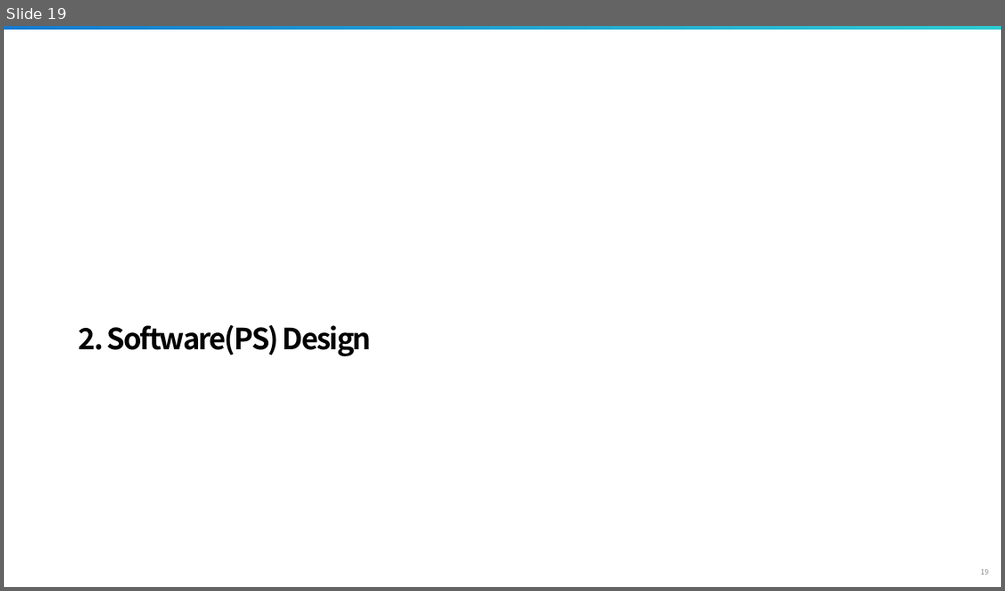
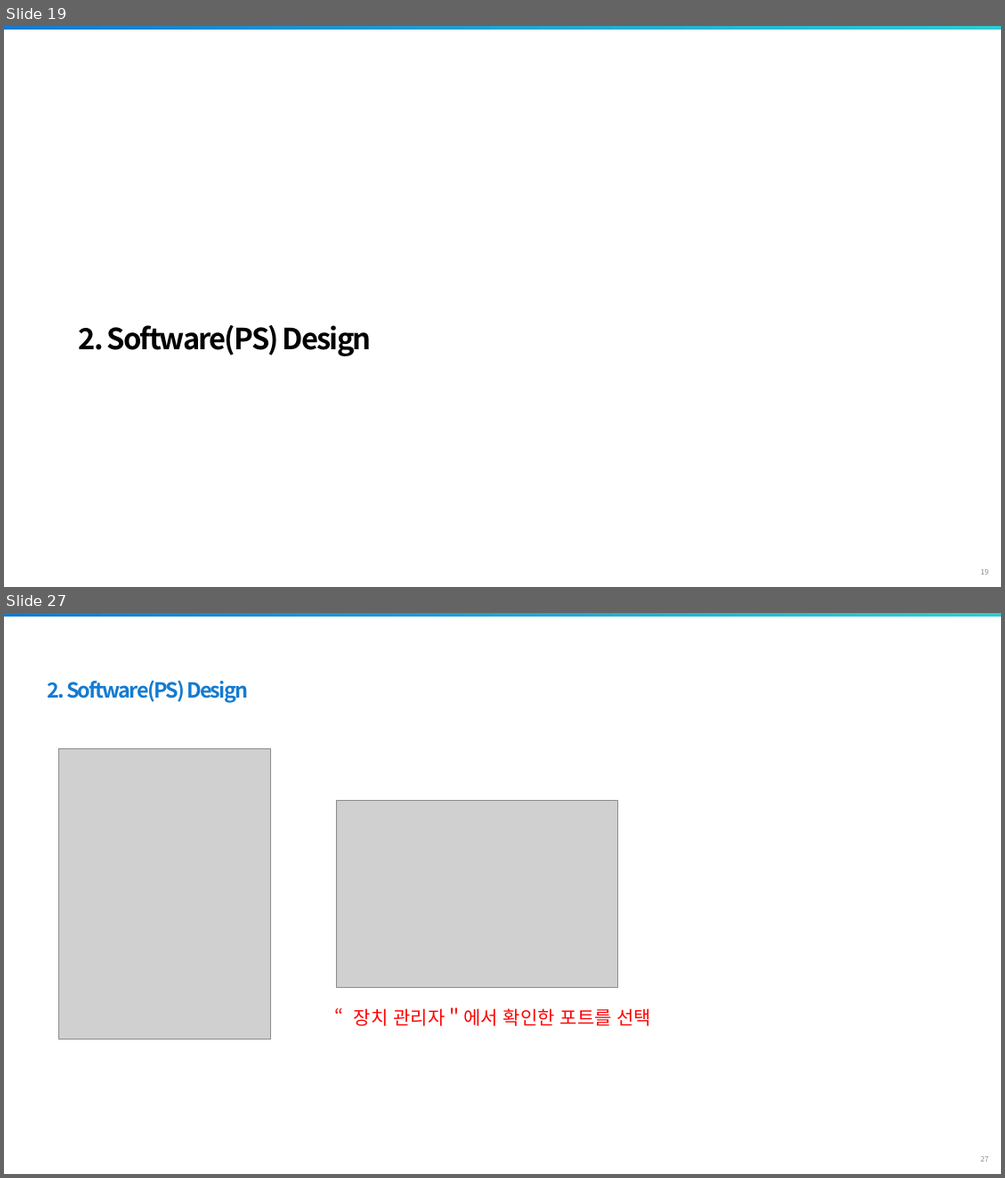
Before and after one commit to siliconground/SoC_301, a slide deck: 0_DOCS/1_EDU_REFERENCE/3_Processing_System_Basic.pptx. Shown one above the other, each under a label of ours: slide 19 before the commit, slides 19 and 27 after it; the slides between them are not shown. The pictures are 1005x591 and 1005x1178 pixels, drawn with LibreOffice and Linux fonts; fonts in the diff are those of the drawing; grey boxes stand for pictures; background and template pictures are left out. Boxes give left, top, right and bottom in pixels: in the first picture for what was removed or moved away, otherwise in the second. Text is boxed around its words. In the diff, an @@ line names an element or a change of style, - is before the commit and + after.

```diff
--- a/0_DOCS/1_EDU_REFERENCE/3_Processing_System_Basic.pptx
+++ b/0_DOCS/1_EDU_REFERENCE/3_Processing_System_Basic.pptx
@@ slide 27 added at [4,613,1001,1174], background #FFFFFF; not listed: 2 template elements that a slide beside it also shows @@
@@ text added at [48,680,248,703], 20 pt, text #147BD1, bold @@
+2. Software(PS) Design
@@ picture added at [58,748,271,1038] @@
@@ picture added at [336,800,618,987] @@
@@ text added at [354,1007,652,1026], 18 pt, text #FF0000 @@
+“장치 관리자＂에서 확인한 포트를 선택
```
Also in this commit, not shown: 7 slides changed, 5 other slides added, 5 slides removed.
